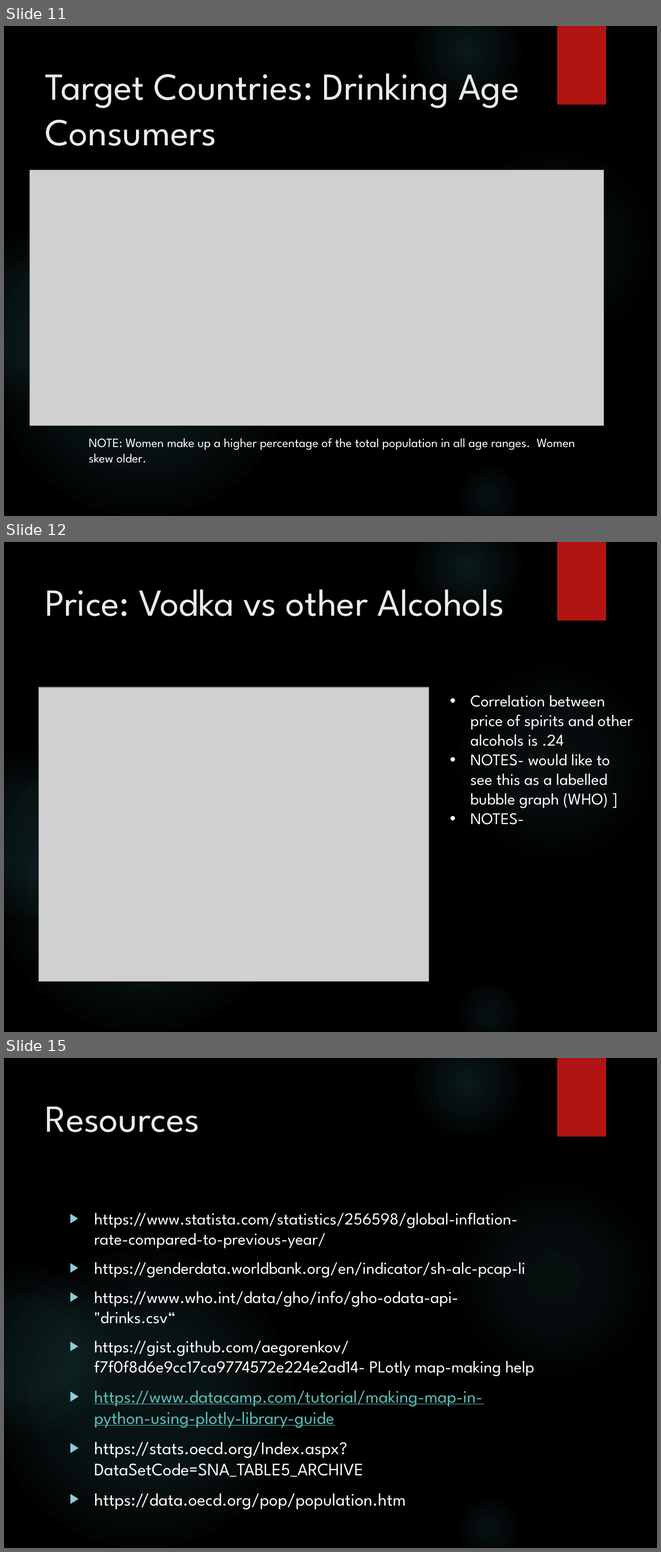
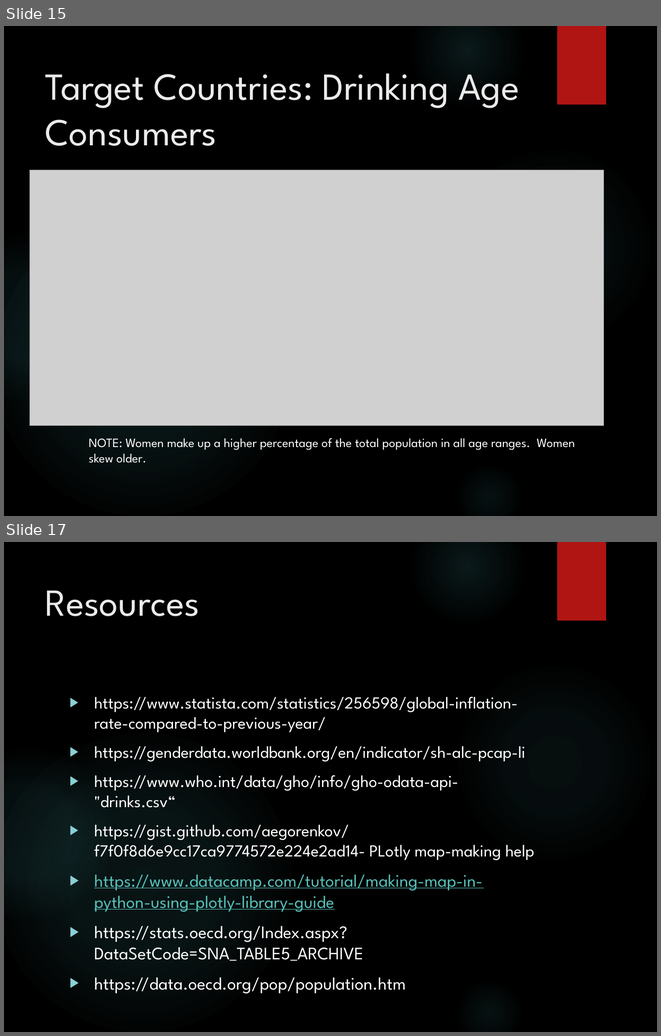
Before and after one commit to ThePennyGoblin/SMU_BootCamp_-Project_1, a slide deck: Marketing Analysis Deck v2024v2.pptx. Shown one above the other, each under a label of ours: slides 11, 12 and 15 before the commit, slides 15 and 17 after it; the slides between them are not shown. The pictures are 661x1552 and 661x1036 pixels, drawn with LibreOffice and Linux fonts; fonts in the diff are those of the drawing; grey boxes stand for pictures; background and template pictures are left out. Boxes give left, top, right and bottom in pixels: in the first picture for what was removed or moved away, otherwise in the second. Text is boxed around its words. In the diff, an @@ line names an element or a change of style, - is before the commit and + after.

Commit message:
rough final? fixed transparency on graphs

```diff
--- a/Marketing Analysis Deck v2024v2.pptx
+++ b/Marketing Analysis Deck v2024v2.pptx
@@ slide 12 removed at bbox=[4, 542, 657, 1032], background picture (left out); not listed: 6 template elements that a slide beside it also shows @@
@@ title removed at bbox=[45, 589, 505, 616] @@
-Price: Vodka vs other Alcohols
@@ picture removed at bbox=[38, 687, 429, 981] @@
@@ text removed at bbox=[470, 695, 633, 824] @@
-• Correlation between price of spirits and other alcohols is .24
-• NOTES- would like to see this as a labelled bubble graph (WHO) ]
-• NOTES-
@@ what was slide 11 is now slide 15 @@
@@ what was slide 15 is now slide 17 @@
```
Also in this commit, not shown: 9 slides changed, 5 slides added, 2 other slides removed, 20 other files.
